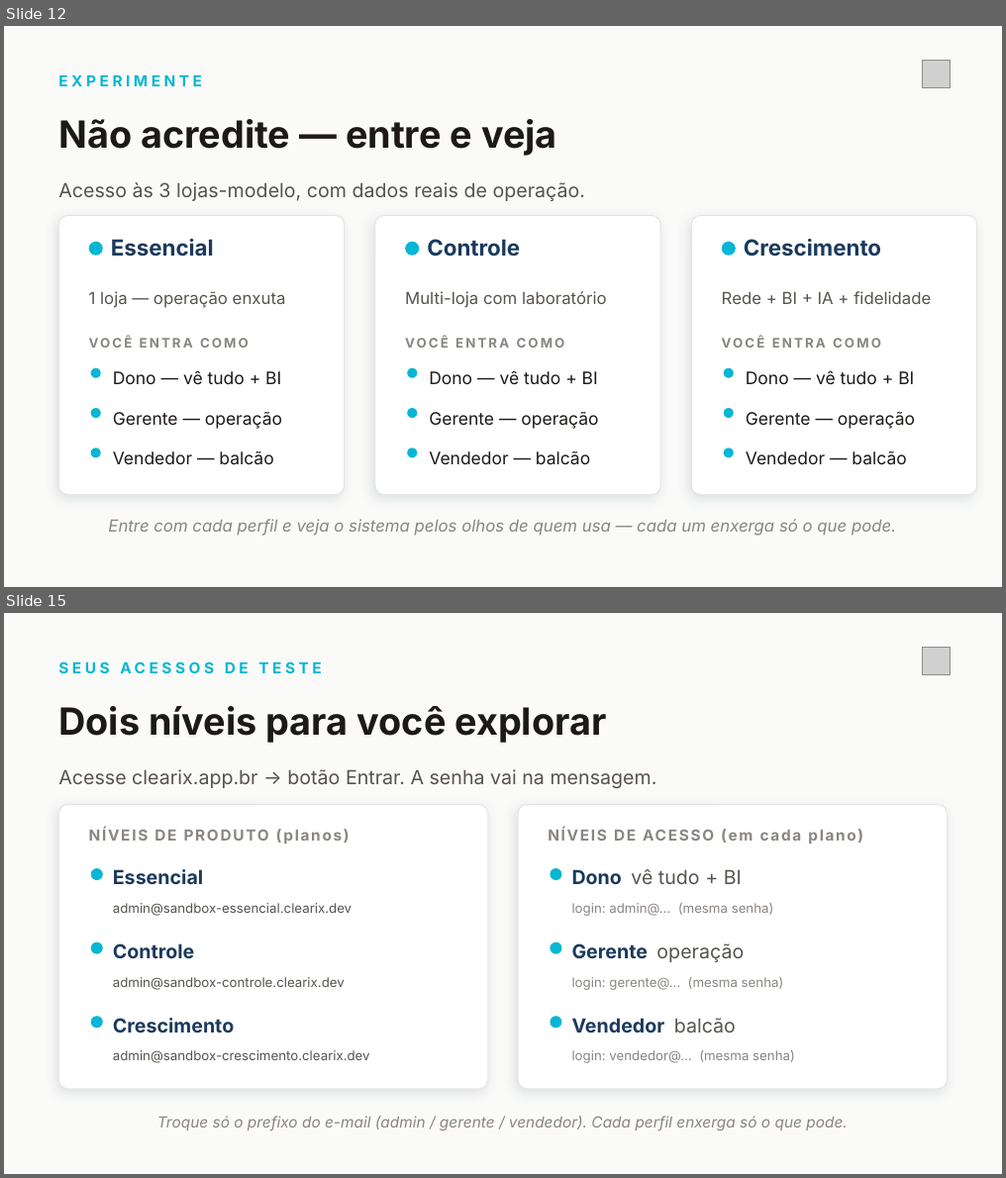
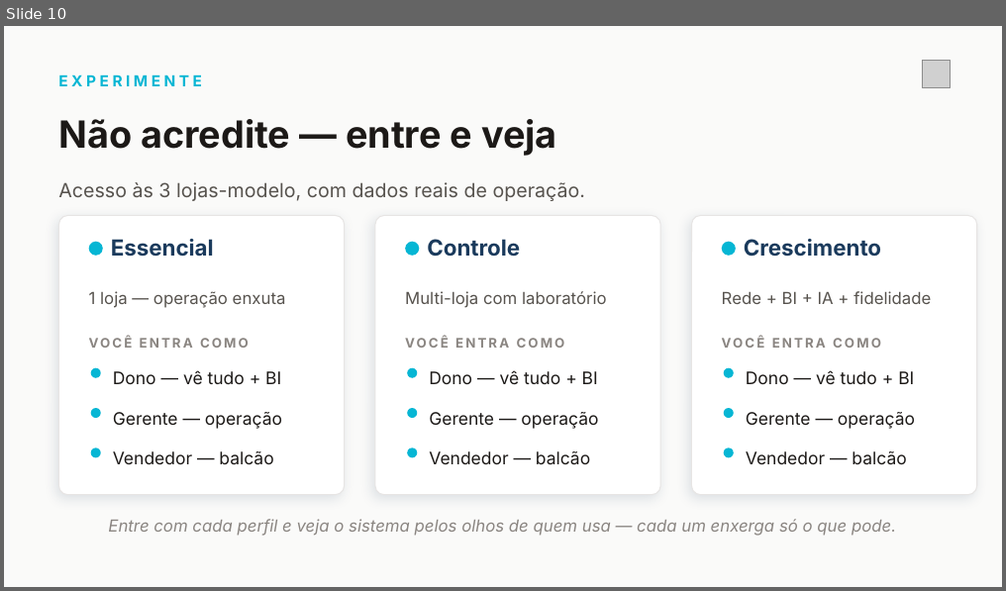
Before and after one commit to sisdigiai/sisdigiai, a slide deck: docs/divulgacao/pitch-clearix-assessoria/Clearix-Pitch-Oticas.pptx. Shown one above the other, each under a label of ours: slides 12 and 15 before the commit, slide 10 after it; the slides between them are not shown. The pictures are 1006x1178 and 1006x591 pixels, drawn with LibreOffice and Linux fonts; fonts in the diff are those of the drawing; grey boxes stand for pictures. Boxes give left, top, right and bottom in pixels: in the first picture for what was removed or moved away, otherwise in the second. Text is boxed around its words. In the diff, an @@ line names an element or a change of style, - is before the commit and + after.

```diff
--- a/docs/divulgacao/pitch-clearix-assessoria/Clearix-Pitch-Oticas.pptx
+++ b/docs/divulgacao/pitch-clearix-assessoria/Clearix-Pitch-Oticas.pptx
@@ slide 15 removed at (4, 613, 1002, 1174), background #FAFAF9 @@
@@ text removed at (58, 662, 321, 673) @@
-SEUS ACESSOS DE TESTE
@@ picture removed at (922, 647, 950, 674) @@
@@ text removed at (58, 706, 606, 743) @@
-Dois níveis para você explorar
@@ text removed at (58, 769, 657, 788) @@
-Acesse clearix.app.br → botão Entrar. A senha vai na mensagem.
@@ rounded rectangle removed at (58, 805, 488, 1089) @@
@@ rounded rectangle removed at (518, 805, 947, 1089) @@
@@ text removed at (89, 821, 458, 851) @@
-NÍVEIS DE PRODUTO (planos)
@@ text removed at (548, 821, 917, 851) @@
-NÍVEIS DE ACESSO (em cada plano)
@@ ellipse removed at (91, 868, 103, 880) @@
@@ text removed at (113, 869, 203, 885) @@
-Essencial
@@ ellipse removed at (549, 868, 561, 880) @@
@@ text removed at (572, 869, 742, 884) @@
-Dono vê tudo + BI
@@ text removed at (113, 903, 351, 916) @@
-admin@sandbox-essencial.clearix.dev
@@ text removed at (572, 903, 774, 916) @@
-login: admin@… (mesma senha)
@@ ellipse removed at (91, 943, 103, 955) @@
@@ text removed at (113, 944, 195, 959) @@
-Controle
@@ ellipse removed at (549, 943, 561, 955) @@
@@ text removed at (572, 944, 744, 962) @@
-Gerente operação
@@ text removed at (113, 977, 345, 990) @@
-admin@sandbox-controle.clearix.dev
@@ text removed at (572, 977, 784, 990) @@
-login: gerente@… (mesma senha)
@@ ellipse removed at (91, 1016, 103, 1028) @@
@@ text removed at (113, 1018, 234, 1034) @@
-Crescimento
@@ ellipse removed at (549, 1016, 561, 1028) @@
@@ text removed at (572, 1018, 736, 1034) @@
-Vendedor balcão
@@ text removed at (113, 1051, 370, 1063) @@
-admin@sandbox-crescimento.clearix.dev
@@ text removed at (572, 1051, 795, 1063) @@
-login: vendedor@… (mesma senha)
@@ text removed at (157, 1116, 846, 1131) @@
-Troque só o prefixo do e-mail (admin / gerente / vendedor). Cada perfil enxerga só o que pode.
@@ what was slide 12 is now slide 10 @@
```
Also in this commit, not shown: 7 slides changed, 1 slide added, 3 other slides removed, 3 other files.
